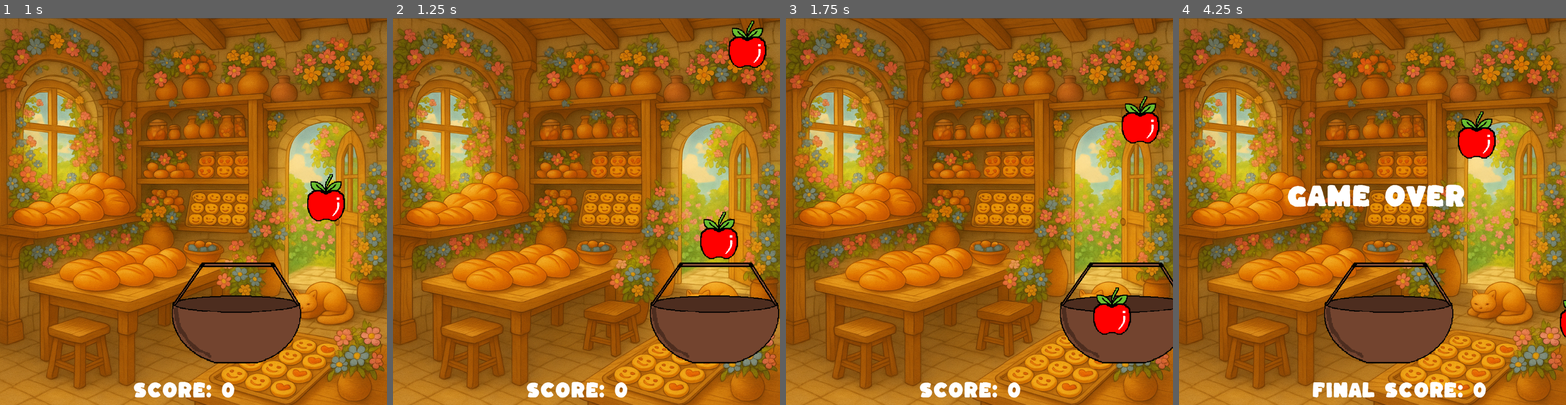
Above: before the commit, frames 1-4 (left to right).
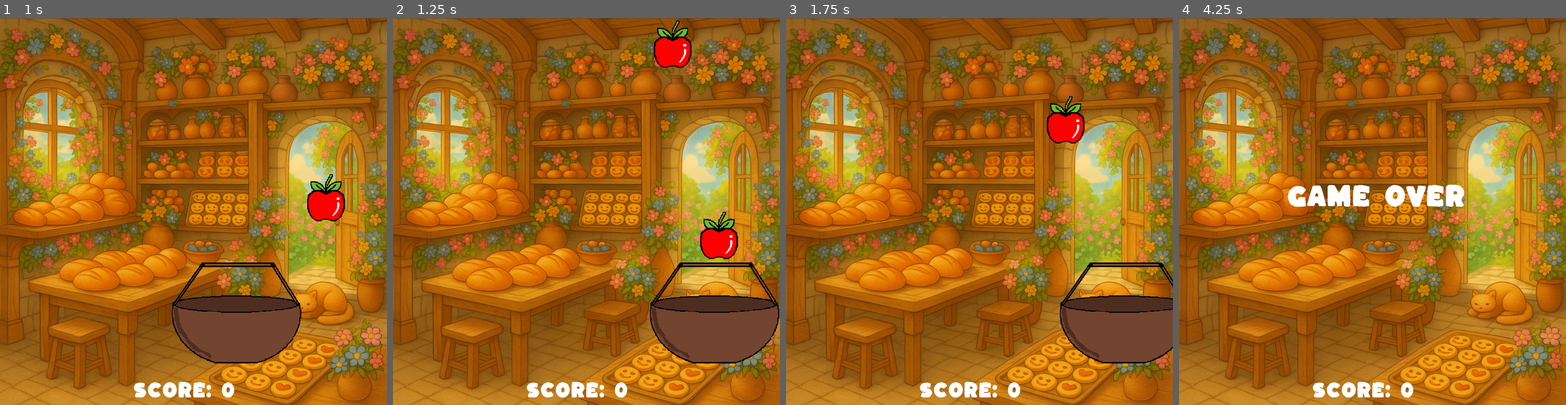
Above: after the commit, the same moments.

Repository: paper7grid/Catch-N-Crunch
Game: Godot game, scene res://Scenes/game.tscn
Same seed, same stepped clock (60 frames per second), same inputs: the game is played once before the commit and once after it.
Inputs:
- Up to frame 1 (1 s): tap Enter (ui_accept) at 0.5, 0.6, 0.77 s; hold Right (ui_right) from 0.53 s (still down)
- Up to frame 2 (1.25 s): keep holding Right (ui_right); tap Enter (ui_accept) at 1.07 s
- Up to frame 3 (1.75 s): release Right (ui_right) at 1.28 s; hold Down from 1.28 s (still down); tap Alt at 1.35 s; tap Enter (ui_accept) at 1.52, 1.55 s
- Up to frame 4 (4.25 s): tap Enter (ui_accept) at 1.82, 2.3, 2.85, 3.02, 3.32, 3.77, 3.8, 4.07 s; release Down at 2.03 s; hold Right (ui_right) 2.03-2.78 s; tap Shift at 2.1 s; hold Up 2.78-3.53 s; hold Left (ui_left) from 3.53 s (still down); tap Alt at 3.6 s

Frame 1 is identical in both runs. In frame 2, 1.8% of the frame differs, in the area x 67-97%, y 0-13%; in frame 3, 2.6%; in frame 4, 7.4%, in the area x 34-100%, y 24-99%.

Commit message:
debugged the code + created a new grp
I have added debug lines just to check where it was going wrong, Apples were probs

Diff:
--- a/catch_n_crunch/Scenes/apple.gd
+++ b/catch_n_crunch/Scenes/apple.gd
@@ -1,20 +1,22 @@
-
 extends Area2D
-
 @export var fall_speed = 400
-
 signal caught
 signal missed
 
-func _physics_process(delta):
-	position.y += fall_speed * delta
+func _ready():
+	add_to_group("apple")
 
-	# If apple goes off-screen → free it
+func _physics_process(_delta):
+	position.y += fall_speed * _delta
 
-	if position.y > get_viewport_rect().size.y + 20:
-		emit_signal("missed")  # Emit the missed signal
+	# Only trigger "missed" if apple goes off BOTTOM of screen
+	var screen_height = get_viewport_rect().size.y
+	if position.y > screen_height + 50:
+		print("Apple MISSED at y:", position.y, " | Screen height:", screen_height)
+		emit_signal("missed")
 		queue_free()
 
 func catch_apple():
-	emit_signal("caught", self)
+	print("Apple CAUGHT!")
+	emit_signal("caught")
 	queue_free()
--- a/catch_n_crunch/Scenes/apple.tscn
+++ b/catch_n_crunch/Scenes/apple.tscn
@@ -6,7 +6,7 @@
 [sub_resource type="RectangleShape2D" id="RectangleShape2D_ir1en"]
 size = Vector2(90.5, 86)
 
-[node name="Apple" type="Area2D"]
+[node name="Apple" type="Area2D" groups=["apple"]]
 script = ExtResource("1_ir1en")
 
 [node name="Sprite2D" type="Sprite2D" parent="."]
--- a/catch_n_crunch/Scenes/basket.gd
+++ b/catch_n_crunch/Scenes/basket.gd
@@ -1,6 +1,7 @@
 extends CharacterBody2D
 @export var speed: float = 900.0
-func _physics_process(delta):
+
+func _physics_process(_delta):
 	var direction = 0
 
 	if Input.is_action_pressed("ui_left"):
@@ -11,6 +12,9 @@
 	move_and_slide()
 	var screen_width = get_viewport().get_visible_rect().size.x
 	position.x = clamp(position.x, 30, screen_width - 30)
+
 func _on_basket_area_entered(area: Area2D) -> void:
+	print("Basket detected:", area.name, " | In apple group?", area.is_in_group("apple"))
 	if area.is_in_group("apple"):
+		print("Calling catch_apple()...")
 		area.catch_apple()
--- a/catch_n_crunch/Scenes/basket.tscn
+++ b/catch_n_crunch/Scenes/basket.tscn
@@ -1,10 +1,13 @@
-[gd_scene load_steps=4 format=3 uid="uid://dux8ykuh0xlpk"]
+[gd_scene load_steps=5 format=3 uid="uid://dux8ykuh0xlpk"]
 
 [ext_resource type="Script" uid="uid://dsyp8gwgdf" path="res://Scenes/basket.gd" id="1_n26is"]
 [ext_resource type="Texture2D" uid="uid://bv5v5rgmnw82u" path="res://asset/basket/basket2.png" id="2_0ksvv"]
 
 [sub_resource type="RectangleShape2D" id="RectangleShape2D_6x3n3"]
 size = Vector2(324, 152)
+
+[sub_resource type="RectangleShape2D" id="RectangleShape2D_0ksvv"]
+size = Vector2(338, 134)
 
 [node name="Basket" type="CharacterBody2D" groups=["apple"]]
 script = ExtResource("1_n26is")
@@ -18,3 +21,11 @@
 [node name="CollisionShape2D" type="CollisionShape2D" parent="."]
 position = Vector2(186, 894)
 shape = SubResource("RectangleShape2D_6x3n3")
+
+[node name="Detect" type="Area2D" parent="."]
+
+[node name="CollisionShape2D" type="CollisionShape2D" parent="Detect"]
+position = Vector2(191, 899)
+shape = SubResource("RectangleShape2D_0ksvv")
+
+[connection signal="area_entered" from="Detect" to="." method="_on_basket_area_entered"]
--- a/catch_n_crunch/Scenes/game.gd
+++ b/catch_n_crunch/Scenes/game.gd
@@ -1,59 +1,48 @@
 extends Node
 var caught_count: int = 0
-@export var apple_scene: PackedScene
+var apple_scene: PackedScene
 var score: int = 0
 var score_label: Label
 var game_over_label: Label
 var game_over: bool = false
 
+func _process(_delta):
+	#This to check if restart game
+	if game_over and Input.is_action_just_pressed("ui_accept"):  # Spacebar
+		restart_game()
+
 func _ready() -> void:
-	# DEBUG CHECKS
-	print("=== GAME STARTING ===")
-	print("apple_scene = ", apple_scene)
-	print("apple_scene is null? ", apple_scene == null)
-
-	if apple_scene == null:
-		print("CRITICAL ERROR: Apple scene not assigned!")
-		push_error("Please assign apple.tscn to Apple Scene in the Inspector!")
-		return  # Stop here if no apple scene
+	apple_scene = load("res://Scenes/apple.tscn")
 
 	$appletimer.timeout.connect(spawn_apple)
 	score_label = $Score
 	game_over_label = $GameOver
 	game_over_label.visible = false
 	update_score()
-	print("=== READY COMPLETE ===")
 
 func spawn_apple():
-	print("--- spawn_apple called ---")
-
 	if game_over:
-		print("Game is over, not spawning")
 		return
 
-	if apple_scene == null:
-		print("ERROR: apple_scene is STILL null in spawn_apple!")
-		return
+	var apple = apple_scene.instantiate()
 
-	print("About to instantiate apple...")
-	var apple = apple_scene.instantiate()
-	print("Apple instantiated successfully!")
 
-	# Connect signals FIRST!
+
 	apple.caught.connect(apple_caught)
 	apple.missed.connect(apple_missed)
 
 	add_child(apple)
 
 	var screen_width = get_viewport().size.x
-	apple.position = Vector2(randi() % int(screen_width), -20)
-	print("Apple spawned at position: ", apple.position)
+	apple.position = Vector2(randf_range(50, screen_width - 50), -20)
 
-func apple_caught(apple: Node2D) -> void:
+func apple_caught() -> void:
+	print("GAME: Caught signal received! Score:", score, "→", score + 1)
 	score += 1
 	update_score()
 
 func apple_missed() -> void:
+	print("GAME: Missed signal received! GAME OVER")
 	game_over = true
 	$appletimer.stop()
 	show_game_over()
@@ -63,4 +52,11 @@
 
 func show_game_over():
 	game_over_label.visible = true
-	score_label.text = "Final Score: " + str(score)
+	score_label.text = "Final Score: " + str(score) + "\nPress SPACE to Restart"
+
+func restart_game():
+	for apple in get_tree().get_nodes_in_group("apple"):
+		apple.queue_free()
+	score = 0
+	game_over = false
+	update_score()
--- a/catch_n_crunch/Scenes/game.tscn
+++ b/catch_n_crunch/Scenes/game.tscn
@@ -8,7 +8,6 @@
 
 [node name="Game" type="Node"]
 script = ExtResource("1_3dryh")
-apple_scene = ExtResource("3_3dryh")
 
 [node name="Bg" type="Sprite2D" parent="."]
 z_index = -1
